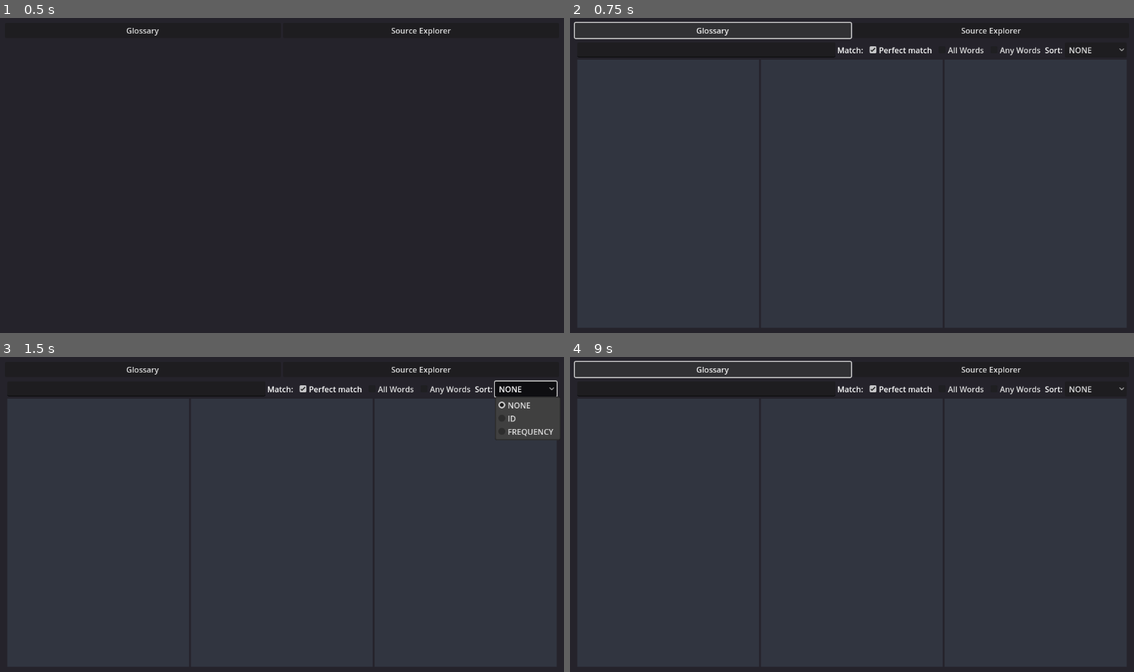
Above: before the commit, frames 1-4 (two rows, left to right).
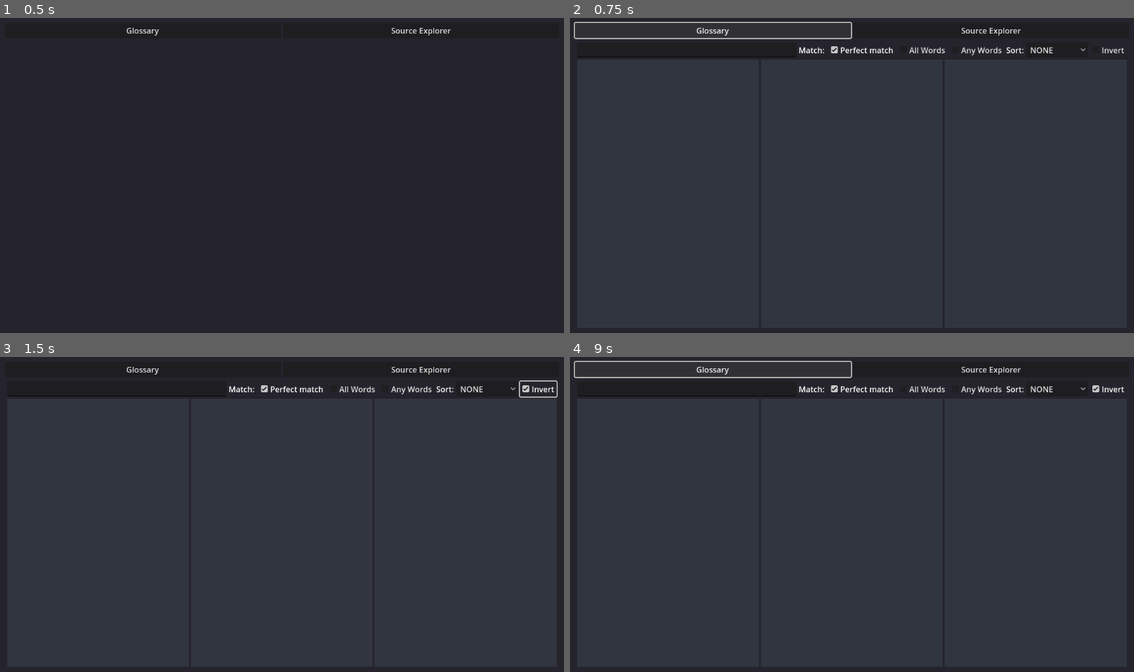
Above: after the commit, the same moments.

Repository: noidexe/rosita-eston
Game: Godot game, scene res://scenes/main.tscn
Same seed, same stepped clock (60 frames per second), same inputs: the game is played once before the commit and once after it. The engine's default icon, where the game draws it, is replaced by a stand-in: a white triangle on a blue panel in a dark square.
Inputs (mouse positions are in pixels of both pictures, inside the frame that each line leads up to):
- Up to frame 1 (0.5 s): no input
- Up to frame 2 (0.75 s): click "Glossary" at 0.5 s
- Up to frame 3 (1.5 s): click (535, 388) at 1.25 s, where only the run after the commit has a clickable "Invert"
- Up to frame 4 (9 s): click "Source Explorer" at 2 s; click (1111, 438) at 2.77 s; type "12" at 2.85 s; click (835, 659) at 3 s; type "Alex" at 3.08 s; click "Next" at 3.5 s; click "Next" at 4.25 s; click "Select" at 5 s; click "Create" at 5.75 s; click "Previous" at 6.5 s; click "Add Definition" at 7.25 s; click "Rename" at 8 s; click "Glossary" at 8.75 s

Frame 1 is identical in both runs. In frame 2, 0.7% of the frame differs, in the area x 40-99%, y 8-13%; in frame 3, 1.3%, in the area x 40-100%, y 7-27%; in frame 4, 0.7%.

Commit message:
Add inverted sort support to queries

Diff:
--- a/autoloads/Database.gd
+++ b/autoloads/Database.gd
@@ -44,6 +44,7 @@
 	var match_all_words : bool
 	var match_any_words : bool
 	var sort_mode := SortMode.NONE
+	var sort_inverted := false
 
 
 ## Data Structure to handle Glyphs
@@ -304,6 +305,8 @@
 		result.sort_custom(func(a: Glyph, b: Glyph): return a.id < b.id )
 	elif query.sort_mode == GlossarySearchQuery.SortMode.FREQUENCY:
 		result.sort_custom(func(a: Glyph, b: Glyph): return a.locations.size() > b.locations.size() )
+	if query.sort_inverted:
+		result.reverse()
 	cronometer.lap("Sorted.")
 	cronometer.total("Query finished.")
 	return result
--- a/scenes/Glossary/glossary.gd
+++ b/scenes/Glossary/glossary.gd
@@ -19,6 +19,7 @@
 	query.match_all_words = %AllWords.button_pressed
 	query.match_any_words = %AnyWords.button_pressed
 	query.sort_mode = %Sort.selected as Database.GlossarySearchQuery.SortMode
+	query.sort_inverted = %SortInverted.button_pressed
 	var result := Database.glossary_search(query)
 	var cronometer = Cronometer.new("Displaying search results..")
 	clear()
@@ -70,15 +71,11 @@
 
 func _on_perfect_toggled(_toggled_on: bool) -> void:
 	_on_query_text_submitted(%Query.text)
-
-
 func _on_all_words_toggled(_toggled_on: bool) -> void:
 	_on_query_text_submitted(%Query.text)
-
-
 func _on_any_words_toggled(_toggled_on: bool) -> void:
 	_on_query_text_submitted(%Query.text)
-
-
 func _on_sort_item_selected(_index: int) -> void:
 	_on_query_text_submitted(%Query.text)
+func _on_sort_inverted_toggled(toggled_on: bool) -> void:
+	_on_query_text_submitted(%Query.text)
--- a/scenes/Glossary/glossary.tscn
+++ b/scenes/Glossary/glossary.tscn
@@ -57,6 +57,11 @@
 unique_name_in_owner = true
 layout_mode = 2
 
+[node name="SortInverted" type="CheckBox" parent="SearchBox"]
+unique_name_in_owner = true
+layout_mode = 2
+text = "Invert"
+
 [node name="Content" type="HBoxContainer" parent="."]
 unique_name_in_owner = true
 layout_mode = 2
@@ -104,3 +109,4 @@
 [connection signal="toggled" from="SearchBox/AllWords" to="." method="_on_all_words_toggled"]
 [connection signal="toggled" from="SearchBox/AnyWords" to="." method="_on_any_words_toggled"]
 [connection signal="item_selected" from="SearchBox/Sort" to="." method="_on_sort_item_selected"]
+[connection signal="toggled" from="SearchBox/SortInverted" to="." method="_on_sort_inverted_toggled"]
